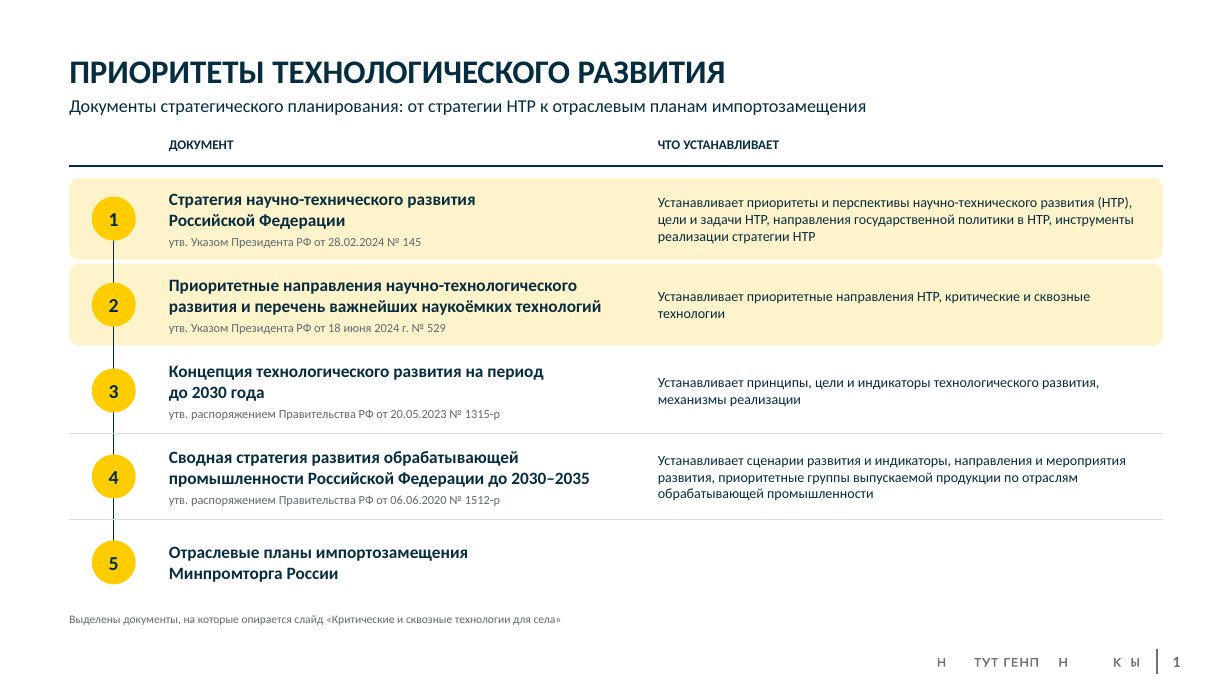
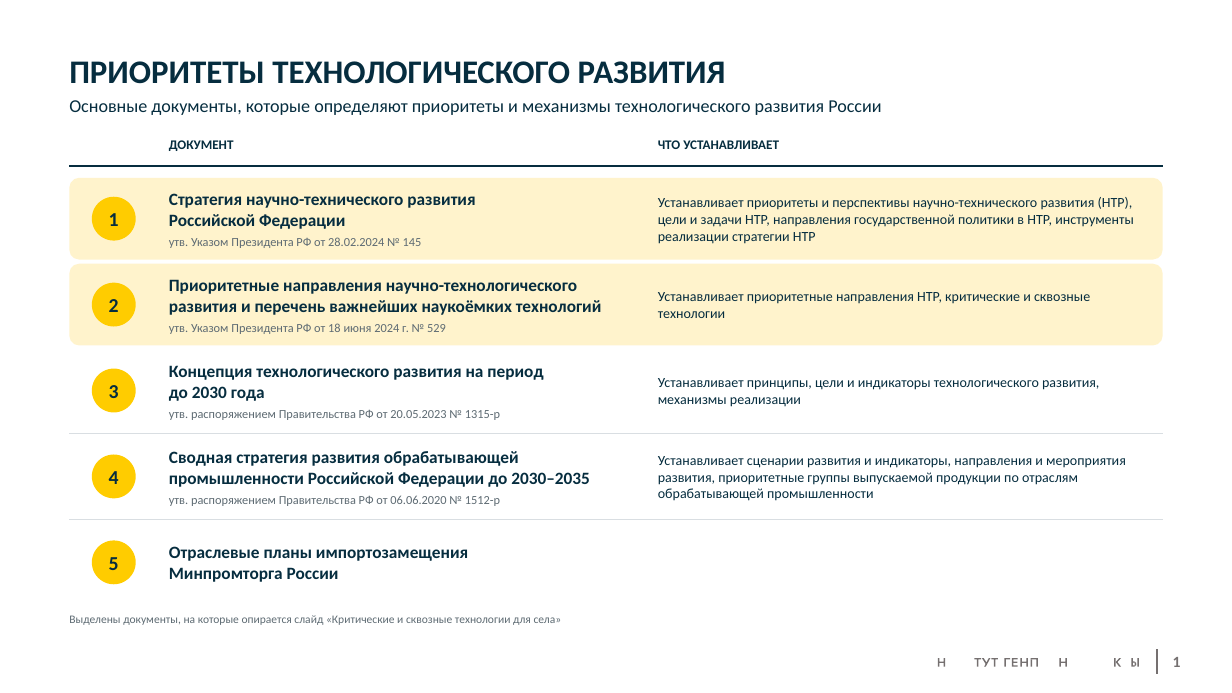
Before and after one commit to farengorer/Cloud, a slide deck: slide 1 of slide_prioritety_dokumenty.pptx. Drawn at 1232x693 pixels with LibreOffice and Linux fonts; fonts in the diff are those of the drawing; background and template pictures are left out. Boxes give left, top, right and bottom in pixels: in the first picture for what was removed or moved away, otherwise in the second. Text is boxed around its words. In the diff, an @@ line names an element or a change of style, - is before the commit and + after.

```diff
--- a/slide_prioritety_dokumenty.pptx
+++ b/slide_prioritety_dokumenty.pptx
@@ text at (69,100,881,115): text changed @@
-Документы стратегического планирования: от стратегии НТР к отраслевым планам импортозамещения
+Основные документы, которые определяют приоритеты и механизмы технологического развития России
@@ line removed from (114, 219) to (114, 562) @@
```
Also in this commit, not shown: 1 other file.
